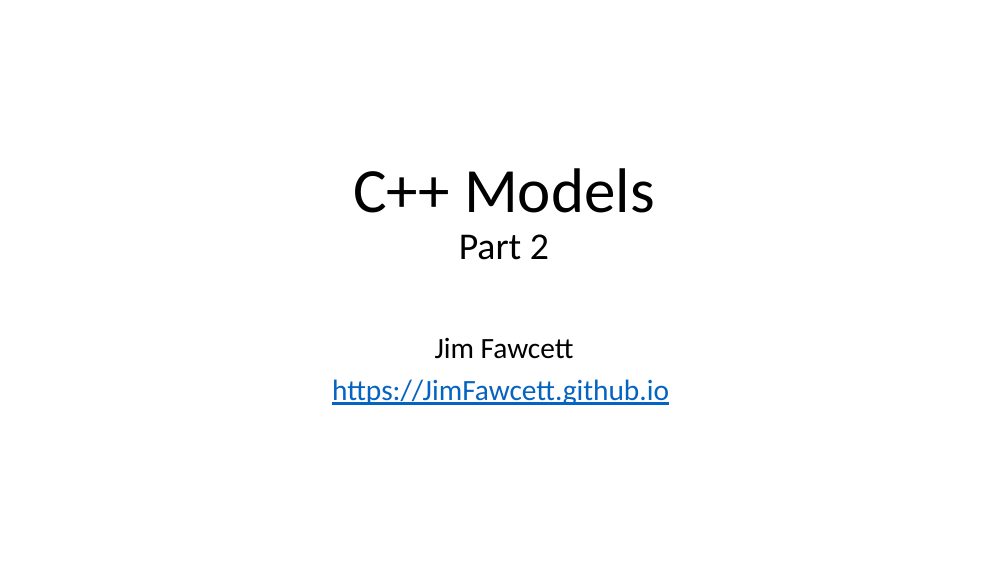
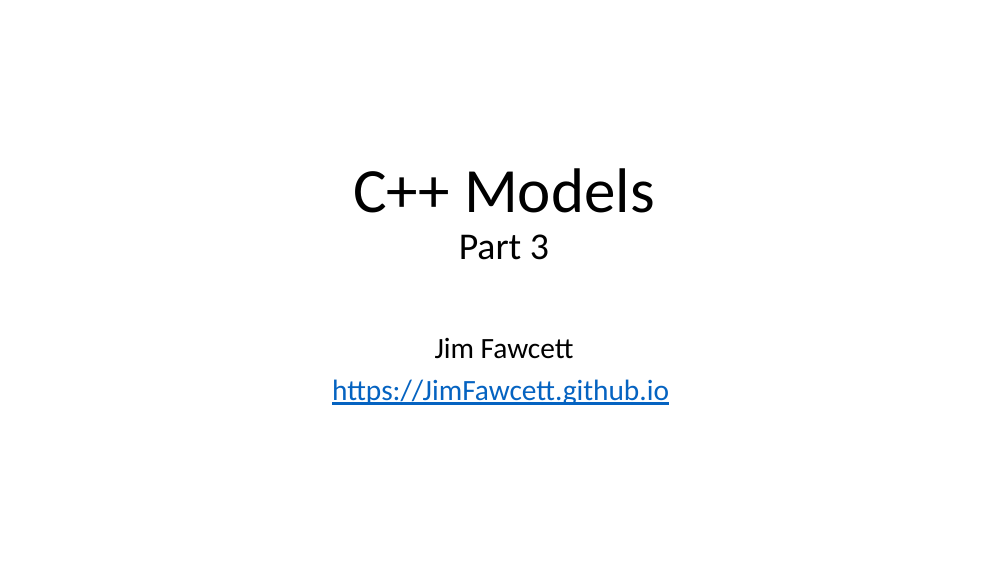
Before and after one commit to JimFawcett/JimFawcett.github.io, a slide deck: slide 1 of Resources/CppModels.pptx. Drawn at 1008x567 pixels with LibreOffice and Linux fonts; fonts in the diff are those of the drawing. Boxes give left, top, right and bottom in pixels: in the first picture for what was removed or moved away, otherwise in the second. Text is boxed around its words. In the diff, an @@ line names an element or a change of style, - is before the commit and + after.

```diff
--- a/Resources/CppModels.pptx
+++ b/Resources/CppModels.pptx
@@ title at (x1=353, y1=168, x2=654, y2=260): text changed @@
-C++ Models
-Part 2
+C++ Models
+Part 3
```
Also in this commit, not shown: 1 other file.
